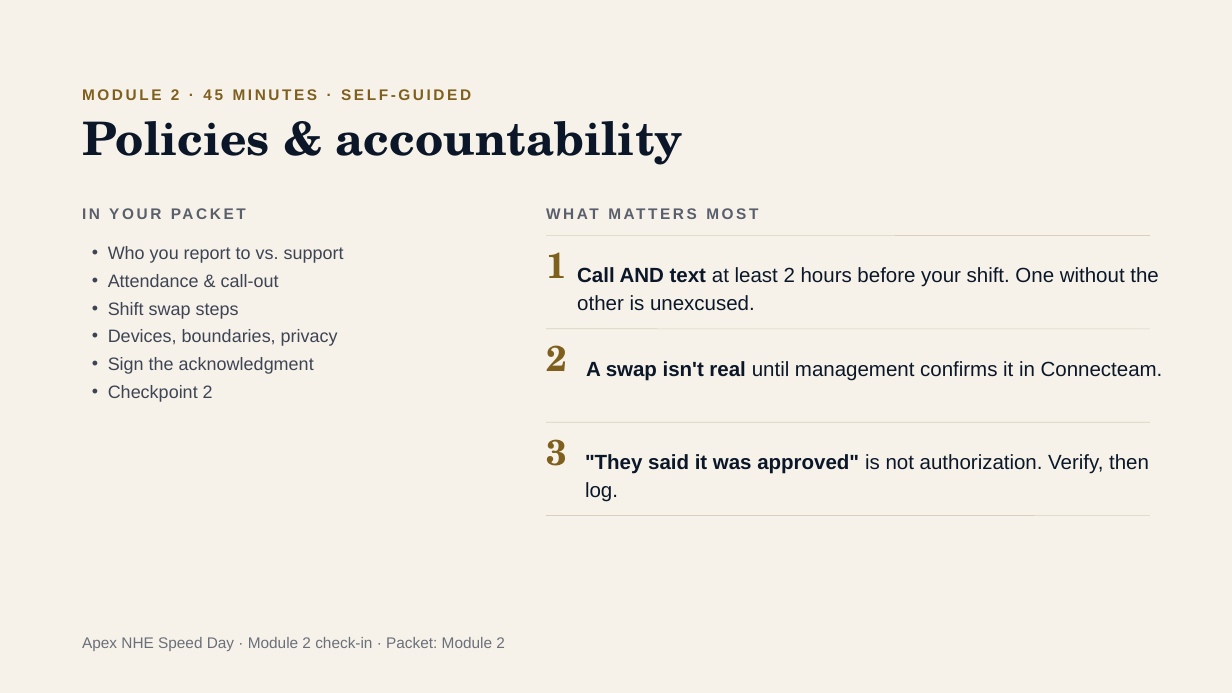
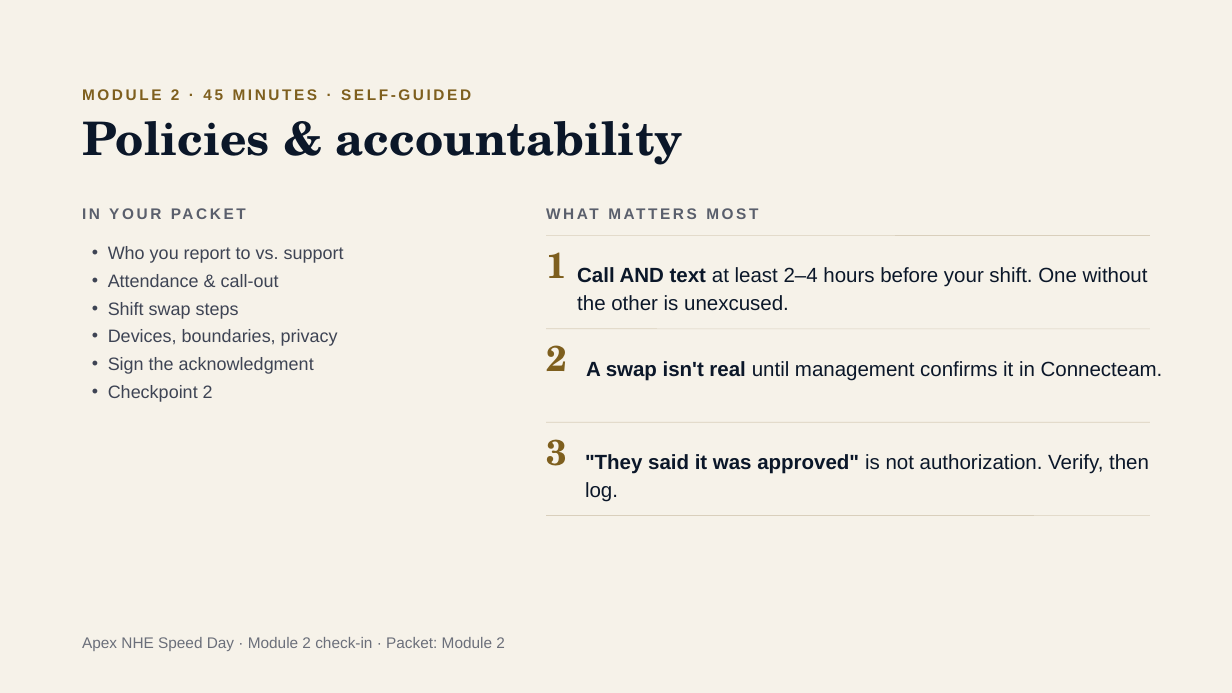
Before and after one commit to ACSStandardHub/ApexTrainingHub, a slide deck: slide 9 of nhe-trainer-deck.pptx. Drawn at 1232x693 pixels with LibreOffice and Linux fonts; fonts in the diff are those of the drawing. Boxes give left, top, right and bottom in pixels: in the first picture for what was removed or moved away, otherwise in the second. Text is boxed around its words. In the diff, an @@ line names an element or a change of style, - is before the commit and + after.

```diff
--- a/nhe-trainer-deck.pptx
+++ b/nhe-trainer-deck.pptx
@@ text at box(577, 267, 1148, 311): text changed @@
-Call AND text at least 2 hours before your shift. One without the other is unexcused.
+Call AND text at least 2–4 hours before your shift. One without the other is unexcused.
```
Also in this commit, not shown: 2 other files.
